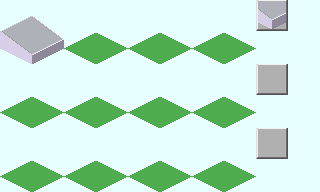
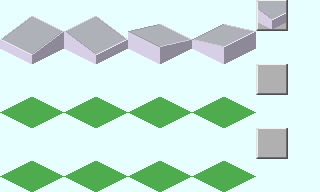
Layer changes from the first 320×192 image to the second:
added layer "Type-1[W]" in group "Type-1" over [192, 24, 256, 64]
added layer "Type-1[N]" in group "Type-1" over [128, 24, 192, 64]
added layer "Type-1[E]" in group "Type-1" over [64, 16, 128, 64]
renamed "貼り付けられたレイヤー #1" to "Type-1[S]", painted on it over [0, 16, 64, 55]
removed group "レイヤーグループ" (3 layers) over [0, 16, 256, 64]
renamed "貼り付けられたレイヤー コピー #1" to "Base", moved it out of group "レイヤーグループ", painted on it over [0, 16, 256, 64]
removed layer "貼り付けられたレイヤー" from group "レイヤーグループ" over [0, 16, 256, 64]
